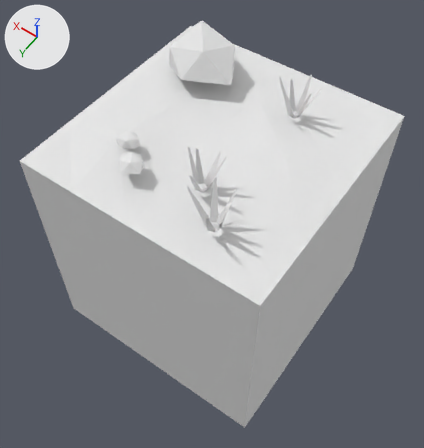
Before and after pictures for a commit that changed the FBX model Assets/Tiles/Grass/Grass light 2.fbx.
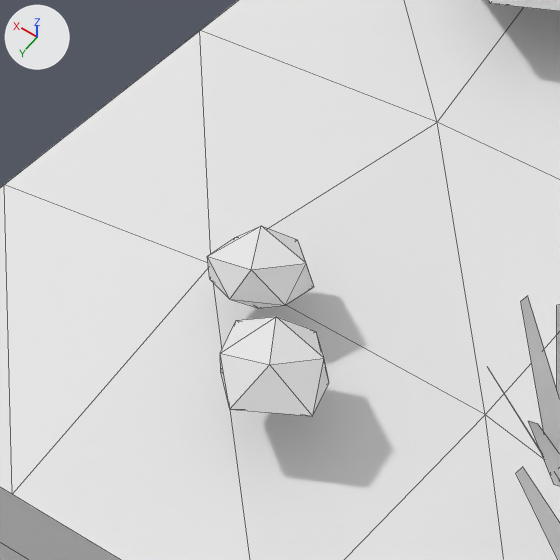
Each version is shown whole from a 50 mm lens placed at (-1.775, 2.565, 4.025), pointed at (-0.018, 0.106, 0.159), then close up on the part from 16% to 46% of the width and 18% to 46% of the height. Arrows for +X, +Y and +Z are at upper left; the lights stay in place. The first two pictures are the older version. The close-ups show mesh edges as thin lines. Where no turn or scale is listed for an object, it has been applied to the vertices. Vertices at exactly the same position are counted once.

In view in the first close-up: 'Grass light 2'.
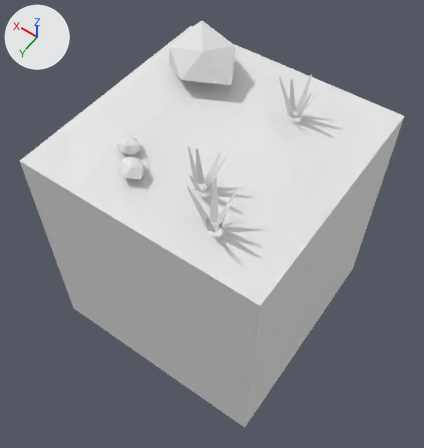
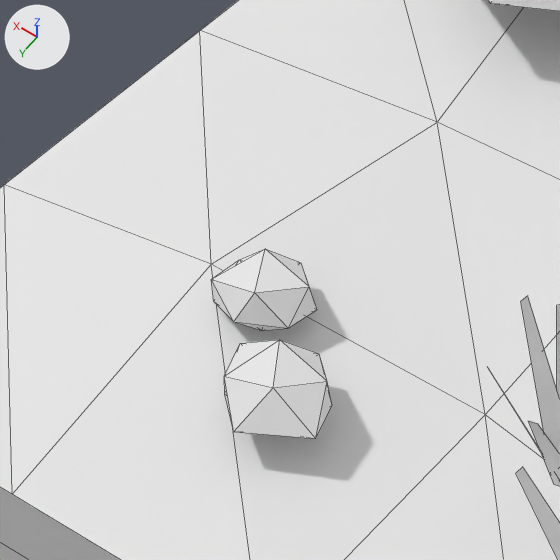
Edits to the bpy script that builds the scene:
```text
Change me_grass_light_2:
    where me_grass_light_2.from_pydata(...)  # 157 vertices, 126 faces; spans x -1.0..1.0, y -1.0..1.0, z -1.0..1.47
    used by ob_grass_light_2; location = (0.0, 0.0, 0.0)
    me_grass_light_2 part 1: the loose piece of 12 vertices spanning x 0.33..0.49, y 0.41..0.58, z 1.16..1.24 is moved by (0.0, 0.0, -0.05)
    me_grass_light_2 part 2: the loose piece of 12 vertices spanning x 0.14..0.36, y 0.56..0.76, z 1.16..1.25 is moved by (0.0, 0.0, -0.05)
```

Boxes (x1, y1, x2, y2) around the edits, measured in the close-ups (560 x 560 px; the box of a moved part takes in the faces that stretch with it):
part 1 of me_grass_light_2, moved or reshaped
    before: (207, 226, 314, 308)
    after: (211, 249, 317, 331)
part 2 of me_grass_light_2, moved or reshaped
    before: (220, 317, 329, 416)
    after: (224, 340, 332, 439)
